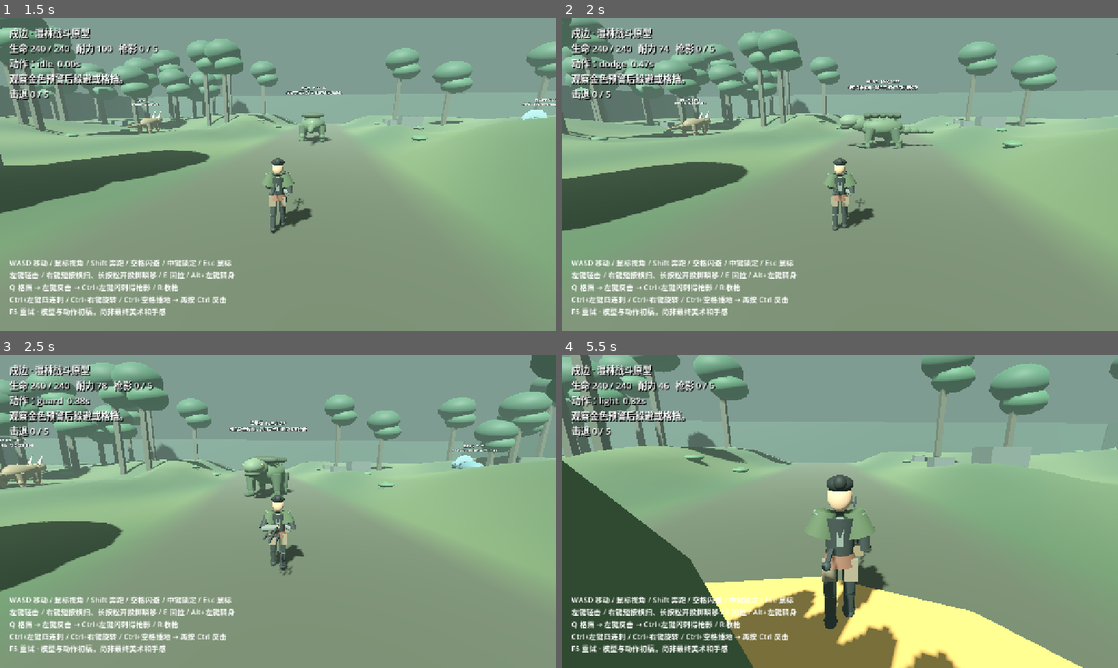
Above: before the commit, frames 1-4 (two rows, left to right).
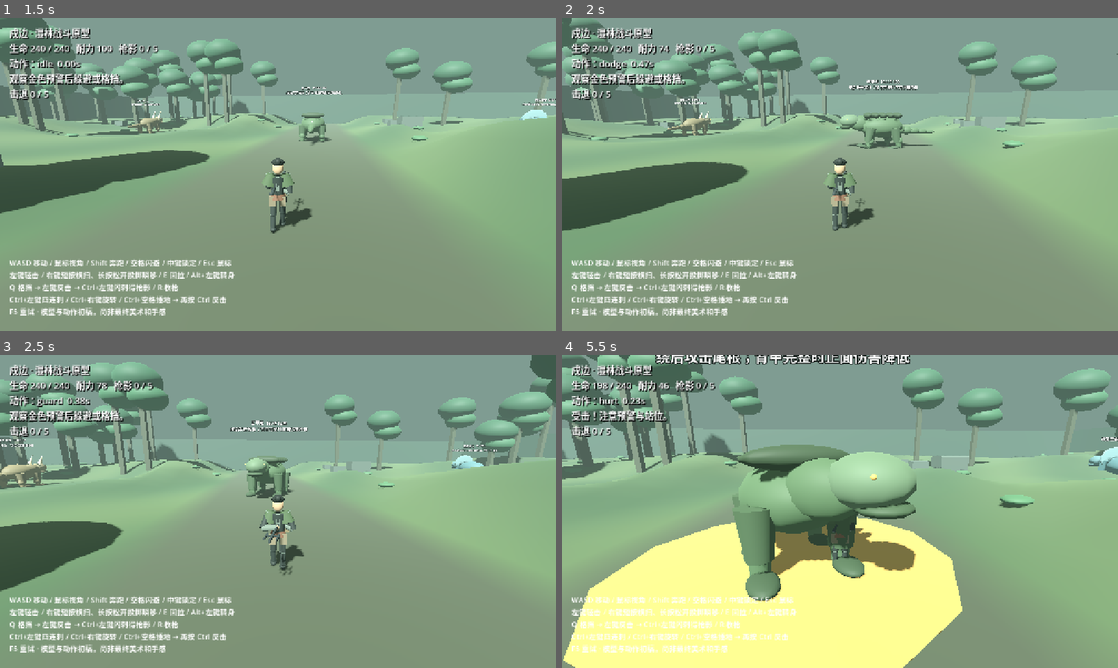
Above: after the commit, the same moments.

Repository: Rain-ziyu/huntbound
Game: Godot game, scene res://scenes/main/main.tscn
Same seed, same stepped clock (60 frames per second), same inputs: the game is played once before the commit and once after it.
Inputs (mouse positions are in pixels of both pictures, inside the frame that each line leads up to):
- Up to frame 1 (1.5 s): tap Enter at 0.5 s; move the mouse to (305, 174) at 0.52 s; hold Shift (sprint, bound only after the commit) 0.53-1.28 s; hold W (move_forward, bound only after the commit) from 0.53 s (still down); click (305, 174) at 0.67 s; tap Space at 0.77 s; move the mouse to (250, 174) at 1.27 s; tap Shift (sprint, bound only after the commit) at 1.35 s
- Up to frame 2 (2 s): keep holding W (move_forward, bound only after the commit); tap Space at 1.52 s
- Up to frame 3 (2.5 s): keep holding W (move_forward, bound only after the commit); move the mouse to (289, 505) at 2.02 s; hold Shift (sprint, bound only after the commit) from 2.03 s (still down); tap Q at 2.1 s
- Up to frame 4 (5.5 s): keep holding W (move_forward, bound only after the commit); move the mouse to (834, 517) at 2.77 s; release Shift (sprint, bound only after the commit) at 2.78 s; tap E at 2.85 s; click (834, 517) at 2.92 s; tap Space at 3.02, 3.77, 4.52 s; tap Shift (sprint, bound only after the commit) at 3.05, 4.55 s; move the mouse to (878, 514) at 3.52 s; hold Shift (sprint, bound only after the commit) 3.53-4.28 s; tap R at 3.6 s; move the mouse to (795, 508) at 4.27 s; tap Ctrl at 4.35 s; move the mouse to (845, 511) at 5.02 s; hold Shift (sprint, bound only after the commit) from 5.03 s (still down); click (845, 511) at 5.17 s

Frame 1 is identical in both runs. In frame 2, 0.2% of the frame differs, in the area x 50-67%, y 19-42%; in frame 3, 0.4%; in frame 4, 50%, in the area x 0-100%, y 0-100%.

Commit message:
fix: route forest creatures around obstacles and separate mist damage stagger

Diff:
--- a/scripts/combat/trident_combat.gd
+++ b/scripts/combat/trident_combat.gd
@@ -107,7 +107,7 @@
 	if elapsed >= float(data.duration):
 		set_action("wait" if current == "plant" else "idle")
 
-func receive_damage(amount: float, blockable := true, in_front := true) -> String:
+func receive_damage(amount: float, blockable := true, in_front := true, interrupt := true) -> String:
 	if health <= 0: return "dead"
 	if action == "counter_window":
 		set_action("finisher")
@@ -120,6 +120,7 @@
 		return "guarded"
 	health = maxf(0, health - amount)
 	if action == "spin" and health > 0: return "armored"
+	if not interrupt and health>0: return "ongoing"
 	set_action("hurt")
 	guard_reward = 0
 	flash_window = 0
--- /dev/null
+++ b/scripts/forest_navigation.gd
@@ -0,0 +1,55 @@
+extends RefCounted
+const Terrain = preload("res://scripts/forest_terrain.gd")
+const CELL := 2.0
+var obstacles: Array[Rect2] = []
+var cache := {}
+
+func add_obstacle(position: Vector3, size: Vector3) -> void:
+	obstacles.append(Rect2(Vector2(position.x-size.x/2,position.z-size.z/2),Vector2(size.x,size.z)))
+	cache.clear()
+
+func grid_for(radius: float) -> AStarGrid2D:
+	var clearance := ceilf(radius*2)/2
+	if cache.has(clearance): return cache[clearance]
+	var grid := AStarGrid2D.new()
+	grid.region = Rect2i(-29,-29,59,59)
+	grid.cell_size = Vector2.ONE*CELL
+	grid.diagonal_mode = AStarGrid2D.DIAGONAL_MODE_ONLY_IF_NO_OBSTACLES
+	grid.update()
+	for z in range(-29,30):
+		for x in range(-29,30):
+			var point := Vector2(x*CELL,z*CELL)
+			var solid := absf(point.x)>59-clearance or absf(point.y)>59-clearance
+			for obstacle in obstacles:
+				if obstacle.grow(clearance+1).has_point(point):
+					solid = true
+					break
+			var slope := Vector2(Terrain.height_at(point.x+0.5,point.y)-Terrain.height_at(point.x-0.5,point.y),Terrain.height_at(point.x,point.y+0.5)-Terrain.height_at(point.x,point.y-0.5)).length()
+			if slope>0.85: solid = true
+			grid.set_point_solid(Vector2i(x,z),solid)
+	cache[clearance] = grid
+	return grid
+
+func nearest_free(grid: AStarGrid2D, point: Vector3) -> Vector2i:
+	var center := Vector2i(roundi(point.x/CELL),roundi(point.z/CELL))
+	var best := Vector2i(9999,9999)
+	var distance := INF
+	for z in range(-4,5):
+		for x in range(-4,5):
+			var cell := center+Vector2i(x,z)
+			if grid.is_in_boundsv(cell) and not grid.is_point_solid(cell):
+				var d := Vector2(cell.x*CELL-point.x,cell.y*CELL-point.z).length_squared()
+				if d<distance:
+					distance = d
+					best = cell
+	return best
+
+func path(start: Vector3, destination: Vector3, radius: float) -> PackedVector3Array:
+	var grid := grid_for(radius)
+	var from := nearest_free(grid,start)
+	var to := nearest_free(grid,destination)
+	var result := PackedVector3Array()
+	if from.x==9999 or to.x==9999: return result
+	for cell in grid.get_id_path(from,to):
+		result.append(Vector3(cell.x*CELL,Terrain.height_at(cell.x*CELL,cell.y*CELL),cell.y*CELL))
+	return result
--- a/scripts/forest_world.gd
+++ b/scripts/forest_world.gd
@@ -5,8 +5,10 @@
 const Terrain = preload("res://scripts/forest_terrain.gd")
 var hunter: CharacterBody3D
 var hud: Label
+var navigation = preload("res://scripts/forest_navigation.gd").new()
 
 func obstacle(pos: Vector3, size: Vector3, color: Color) -> void:
+	navigation.add_obstacle(pos,size)
 	var body := StaticBody3D.new()
 	add_child(body)
 	body.position = pos
--- a/scripts/hazard.gd
+++ b/scripts/hazard.gd
@@ -30,7 +30,7 @@
 	clock -= delta
 	if clock<=0:
 		clock += interval
-		if contains_target(): target.take_damage(damage,global_position,false)
+		if contains_target(): target.take_damage(damage,global_position,false,kind!="mist")
 
 func contains_target() -> bool:
 	if not is_instance_valid(target) or target.combat.health<=0: return false
--- a/scripts/monster.gd
+++ b/scripts/monster.gd
@@ -4,6 +4,8 @@
 const CreatureModel = preload("res://scripts/creature_model.gd")
 const Parts = preload("res://scripts/monster_parts.gd")
 var armor_integrity := 200.0
+var route := PackedVector3Array()
+var route_time := 0.0
 var gait := 0.0
 var weak_marker: MeshInstance3D
 var data: Dictionary
@@ -83,13 +85,23 @@
 	offset.y = 0
 	var distance := offset.length()
 	clock += delta
+	route_time -= delta
 	velocity.x = 0
 	velocity.z = 0
 	if phase == "idle":
 		if distance < 20 and target.combat.health > 0:
-			if distance > float(data.reach)*0.82:
-				rotation.y = lerp_angle(rotation.y,atan2(-offset.x,-offset.z),delta*2.5)
-				velocity += offset.normalized()*float(data.speed)
+			if distance > float(data.reach)*0.82 or not clear_line_to(target.global_position):
+				if route_time<=0:
+					route = get_parent().navigation.path(global_position,target.global_position,float(data.size)*0.34)
+					route_time = 0.6
+				while not route.is_empty() and Vector2(route[0].x-global_position.x,route[0].z-global_position.z).length()<0.75: route.remove_at(0)
+				var chase := Vector3.ZERO
+				if not route.is_empty():
+					chase = route[0]-global_position
+					chase.y = 0
+					chase = chase.normalized()
+				rotation.y = lerp_angle(rotation.y,atan2(-chase.x,-chase.z),delta*2.5)
+				velocity += chase*float(data.speed)
 			else:
 				phase = "windup"
 				clock = 0
--- a/scripts/player.gd
+++ b/scripts/player.gd
@@ -20,6 +20,13 @@
 var pose_blend := 1.0
 
 func _ready() -> void:
+	var keys := {"move_forward":KEY_W,"move_back":KEY_S,"move_left":KEY_A,"move_right":KEY_D,"sprint":KEY_SHIFT}
+	for label in keys:
+		if not InputMap.has_action(label):
+			InputMap.add_action(label)
+			var binding := InputEventKey.new()
+			binding.physical_keycode = keys[label]
+			InputMap.action_add_event(label,binding)
 	collision_mask = 3
 	var col := CollisionShape3D.new()
 	var shape := CapsuleShape3D.new()
@@ -98,13 +105,10 @@
 	if heavy_held>=0: heavy_held += delta
 	combat.advance(delta)
 	if is_instance_valid(lock_target) and lock_target.health<=0: lock_target = null
-	var input := Vector3.ZERO
-	if Input.is_physical_key_pressed(KEY_W): input.z -= 1
-	if Input.is_physical_key_pressed(KEY_S): input.z += 1
-	if Input.is_physical_key_pressed(KEY_A): input.x -= 1
-	if Input.is_physical_key_pressed(KEY_D): input.x += 1
+	var axis := Input.get_vector("move_left","move_right","move_forward","move_back")
+	var input := Vector3(axis.x,0,axis.y)
 	var direction := input.normalized().rotated(Vector3.UP,yaw)
-	var speed := 6.3 if Input.is_physical_key_pressed(KEY_SHIFT) else 4.5
+	var speed := 6.3 if Input.is_action_pressed("sprint") else 4.5
 	if combat.action!="idle": speed *= 0.22
 	if combat.action in ["plant","wait","counter_window","hurt"] or combat.health<=0: speed = 0
 	velocity.x = direction.x*speed
@@ -166,10 +170,11 @@
 	for i in ghosts.size(): ghosts[i].visible = i<combat.shadow_lifetimes.size()
 	HunterModel.pose_arms(rig,combat.drawn and not is_instance_valid(projectile),walk_clock)
 
-func take_damage(amount: float, origin: Vector3, blockable: bool) -> void:
+func take_damage(amount: float, origin: Vector3, blockable: bool, interrupt := true) -> void:
 	var direction := (origin-global_position).normalized()
-	var result: String = combat.receive_damage(amount,blockable,direction.dot(-rig.root.global_basis.z)>0.15)
+	var result: String = combat.receive_damage(amount,blockable,direction.dot(-rig.root.global_basis.z)>0.15,interrupt)
 	message = {"counter":"反击成功！旋转踢击，不消耗枪影。","guarded":"格挡成功：左键反击，再 Ctrl+左键闪刺。","immune":"免伤","armored":"霸体承伤：动作继续","hurt":"受击！注意预警与站位。"}.get(result,result)
+	if result=="ongoing": message = "毒雾持续伤害：离开绿色区域！"
 
 func on_strike(_beat: int) -> void:
 	var action: String = combat.action
--- a/tests/replay_encounter.gd
+++ b/tests/replay_encounter.gd
@@ -7,6 +7,7 @@
 var monster: CharacterBody3D
 var last_attack := "heavy"
 var result_saved := false
+var controller_name := "stationary_guard"
 
 func _initialize() -> void: call_deferred("setup")
 func setup() -> void:
@@ -33,8 +34,8 @@
 	var c = fighter.combat
 	if c.health<=0 or monster.health<=0 or elapsed>=120:
 		result_saved = true
-		var result := {"species":monster.data.id,"simulation_seconds":snappedf(elapsed,0.0 …(257 unchanged characters)…
-		var file := FileAccess.open("res://../Shubian-encounter-"+str(monster.data.id)+".json",FileAccess.WRITE)
+		var result := {"species":monster.data.id,"controller":controller_name,"simulation_seconds":snappedf(elapsed,0.0 …(257 unchanged characters)…
+		var file := FileAccess.open("res://../Shubian-encounter-"+controller_name+"-"+str(monster.data.id)+".json",FileAccess.WRITE)
 		file.store_string(JSON.stringify(result,"  "))
 		print("ENCOUNTER_REPLAY: ",JSON.stringify(result))
 		quit()
--- /dev/null
+++ b/tests/replay_tactical.gd
@@ -0,0 +1,54 @@
+extends "res://tests/replay_encounter.gd"
+func _init() -> void: controller_name = "tactical_movement"
+## Uses ordinary mapped movement and combat requests; has privileged AI state knowledge.
+func control() -> void:
+	if result_saved: return
+	var c = fighter.combat
+	for action in ["move_left","move_right","move_forward","move_back","sprint"]: Input.action_release(action)
+	if c.health<=0 or monster.health<=0 or elapsed>=120:
+		super.control()
+		return
+	var away := fighter.global_position-monster.global_position
+	away.y = 0
+	var danger := false
+	var escape := Vector3.ZERO
+	# React to the visible, locked mist landing warning before the zone appears.
+	if monster.data.pattern=="mist" and monster.phase=="windup" and monster.clock>=float(monster.data.windup)*0.7:
+		var warned_offset: Vector3 = fighter.global_position-monster.target_point
+		warned_offset.y = 0
+		if warned_offset.length()<4.8:
+			danger = true
+			escape += warned_offset.normalized()
+	for hazard in get_nodes_in_group("hazards"):
+		var offset: Vector3 = fighter.global_position-hazard.global_position
+		offset.y = 0
+		if offset.length()<hazard.radius+0.8:
+			danger = true
+			escape += offset.normalized()
+	if monster.data.pattern=="pulse" and monster.phase in ["windup","active"]:
+		if away.length()<float(monster.data.reach)+1.2:
+			danger = true
+			escape += away.normalized()
+	if danger and monster.data.pattern=="mist": escape = away.normalized()+away.normalized().cross(Vector3.UP)*0.65
+	var movement := escape.normalized() if danger else (-away.normalized() if away.length()>2.7 else Vector3.ZERO)
+	var local := movement.rotated(Vector3.UP,-fighter.yaw)
+	if local.x>0.1: Input.action_press("move_right",local.x)
+	if local.x< -0.1: Input.action_press("move_left",-local.x)
+	if local.z>0.1: Input.action_press("move_back",local.z)
+	if local.z< -0.1: Input.action_press("move_forward",-local.z)
+	if danger:
+		Input.action_press("sprint")
+		if c.request("dodge"): decisions += 1
+		elapsed += 1.0/60.0
+		return
+	if monster.data.pattern not in ["mist","pulse"]:
+		super.control()
+		return
+	elapsed += 1.0/60.0
+	if away.length()>4: return
+	if c.action!="idle" and (c.action in ["hurt","dodge"] or c.elapsed<float(c.MOVES[c.action].chain)): return
+	if monster.phase in ["idle","recover","windup"]:
+		var next := "light" if last_attack=="heavy" else "heavy"
+		if c.request(next):
+			last_attack = next
+			decisions += 1
--- a/tests/test_combat.gd
+++ b/tests/test_combat.gd
@@ -75,5 +75,10 @@
 	c.request("fourfold")
 	c.advance(1.24)
 	check(hits == [0,1,2,3], "four distinct beats even across large delta")
+	c.health = 240
+	c.set_action("light")
+	check(c.receive_damage(9,false,true,false)=="ongoing" and c.action=="light" and c.health==231,"poison drains health without repeated stagger lock")
+	c.receive_damage(300,false,true,false)
+	check(c.health==0 and c.action=="hurt","periodic damage remains lethal")
 	print("COMBAT_CHECKS: ", checks, " FAILURES: ", failed)
 	quit(1 if failed else 0)
--- /dev/null
+++ b/tests/test_navigation.gd
@@ -0,0 +1,45 @@
+extends SceneTree
+const Navigation = preload("res://scripts/forest_navigation.gd")
+const Terrain = preload("res://scripts/forest_terrain.gd")
+var checks := 0
+var failures := 0
+func check(ok: bool, label: String) -> void:
+	checks += 1
+	if not ok:
+		failures += 1
+		printerr("FAIL: ",label)
+func _initialize() -> void: call_deferred("run")
+func run() -> void:
+	var nav := Navigation.new()
+	nav.add_obstacle(Vector3(0,2,0),Vector3(1,4,8))
+	var path := nav.path(Vector3(-8,0,0),Vector3(8,0,0),1.0)
+	check(path.size()>2,"path routes around wall")
+	var detour := false
+	var clear := true
+	for point in path:
+		if absf(point.z)>=6: detour = true
+		if nav.obstacles[0].grow(1).has_point(Vector2(point.x,point.z)): clear = false
+	check(detour and clear,"route respects creature clearance")
+	var first_grid := nav.grid_for(1)
+	check(first_grid==nav.grid_for(1),"grid cached between queries")
+	nav.add_obstacle(Vector3(0,2,10),Vector3(2,4,2))
+	check(first_grid!=nav.grid_for(1),"new obstacles invalidate cache")
+	check(nav.path(Vector3(200,0,200),Vector3.ZERO,1).is_empty(),"outside world has no fabricated path")
+	var world = load("res://scenes/main/main.tscn").instantiate()
+	root.add_child(world)
+	await physics_frame
+	await physics_frame
+	world.hunter.set_physics_process(false)
+	for m in get_nodes_in_group("monsters"): m.set_physics_process(false)
+	for clearing in Terrain.CLEARINGS:
+		var route: PackedVector3Array = world.navigation.path(Vector3(0,0,8),Vector3(clearing.x,0,clearing.y),1.5)
+		check(not route.is_empty(),"large creature route between clearing and central path")
+		var safe := true
+		for p in route:
+			for obstacle in world.navigation.obstacles:
+				if obstacle.grow(1.5).has_point(Vector2(p.x,p.z)): safe = false
+		check(safe,"forest route avoids trunks and rocks")
+	print("NAVIGATION_CHECKS: ",checks," FAILURES: ",failures)
+	world.queue_free()
+	await process_frame
+	quit(1 if failures else 0)
Not shown, changed: docs/combat-implementation-status.md
